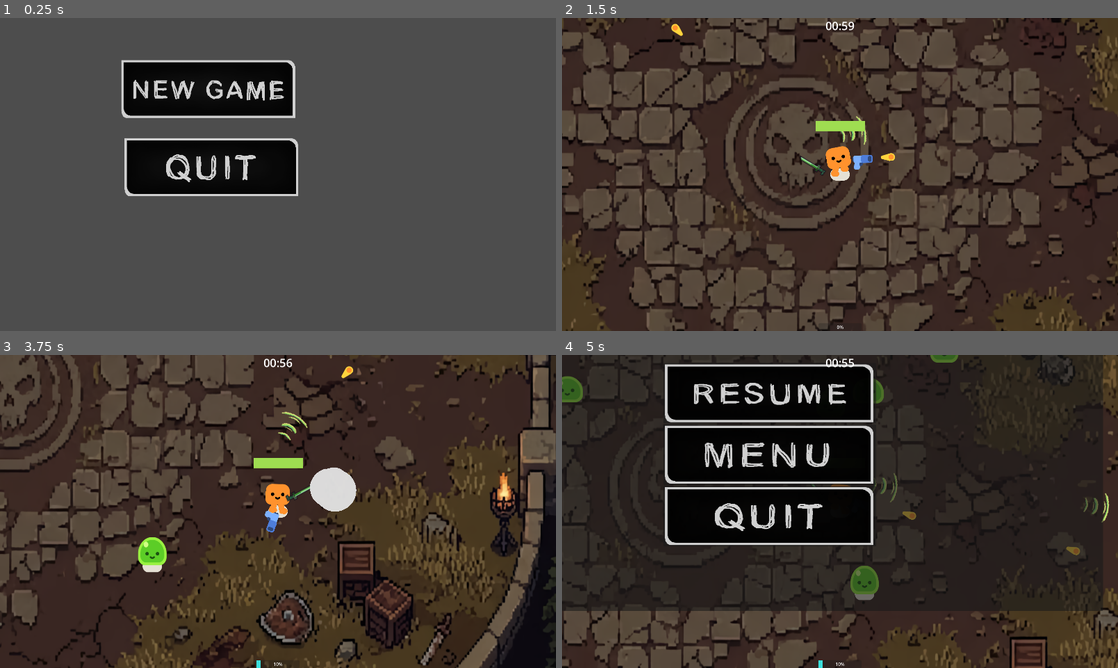
Above: before the commit, frames 1-4 (two rows, left to right).
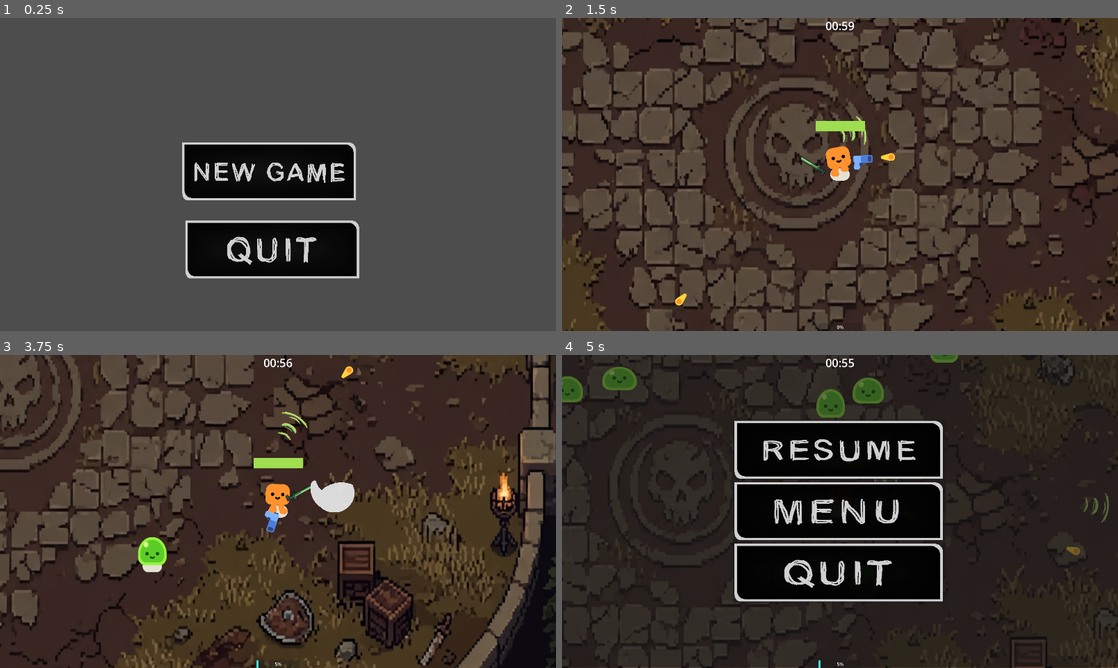
Above: after the commit, the same moments.

Repository: Teo5-cys/Game_Jam_Taka.sqr
Game: Godot game, scene res://main_menu.tscn
The game is run twice, just before and just after one commit, with the same random seed, the same clock (stepped at 60 frames per second) and the same inputs.
Inputs (mouse positions are in pixels of both pictures, inside the frame that each line leads up to; where the layout moved, square brackets give the same spot in the first picture):
- Up to frame 1 (0.25 s): no input
- Up to frame 2 (1.5 s): click (834, 171) [773, 89] at 0.5 s; move the mouse to (962, 158) at 1.27 s; hold D (move_right) from 1.28 s (still down)
- Up to frame 3 (3.75 s): move the mouse to (166, 527) at 2.02 s; release D (move_right) at 2.03 s; hold S (move_down) 2.03-2.78 s; move the mouse to (333, 442) at 2.77 s; hold D (move_right) 2.78-3.53 s; move the mouse to (250, 574) at 3.52 s; hold W (move_up) from 3.53 s (still down)
- Up to frame 4 (5 s): move the mouse to (1006, 558) at 4.27 s; release W (move_up) at 4.28 s; hold A (move_left) from 4.28 s (still down); tap Escape (ui_cancel) at 4.9 s

The runs differ from the first frame. In frame 1, 17% of the frame differs, in the area x 21-65%, y 13-84%; in frame 2, 0.1%; in frame 3, 0.4%; in frame 4, 37%, in the area x 0-100%, y 0-100%.

Commit message:
main + pause menus & early development of boss

Diff:
--- /dev/null
+++ b/boss.gd
@@ -0,0 +1,95 @@
+extends CharacterBody2D
+
+@export var default_sprite: Texture2D
+@export var homing_sprite: Texture2D
+@export var nova_sprite: Texture2D
+
+var max_health: int = 2000
+var current_health: int = 2000
+
+var current_phase: int = 1
+var nova_fired_this_phase: bool = false
+
+var base_speed: float = 100.0
+var is_attacking: bool = false
+
+@onready var player = get_node("/root/BossLevel/Player")
+
+func _ready():
+	current_health = max_health
+	$Sprite2D.texture = default_sprite
+
+	await get_tree().create_timer(2.0).timeout
+	trigger_stinger_combo()
+
+func _physics_process(delta):
+	if is_attacking == false and player != null:
+		var direction = global_position.direction_to(player.global_position)
+		velocity = direction * base_speed
+		move_and_slide()
+
+func trigger_stinger_combo():
+	is_attacking = true
+	$Sprite2D.texture = homing_sprite
+
+	var dash_speed = player.speed * 0.70
+
+	for i in range(3):
+		var target_position = player.global_position
+		var distance = global_position.distance_to(target_position)
+		var dash_time = distance / dash_speed
+
+		var tween = create_tween()
+		tween.tween_property(self, "global_position", target_position, dash_time).set_trans(Tween.TRANS_EXPO).set_ease(Tween.EASE_OUT)
+
+		await tween.finished
+		await get_tree().create_timer(0.3).timeout
+
+	$Sprite2D.texture = default_sprite
+	is_attacking = false
+
+func take_damage(amount: int):
+	current_health -= amount
+	var hp_percent = float(current_health) / float(max_health)
+	check_phase_triggers(hp_percent)
+	if current_health <= 0:
+		die()
+
+func check_phase_triggers(hp_percent: float):
+	if current_phase == 1:
+		if hp_percent <= 0.87 and not nova_fired_this_phase:
+			fire_nova(1)
+			nova_fired_this_phase = true
+		if hp_percent <= 0.75:
+			trigger_stinger_combo()
+			current_phase = 2
+			nova_fired_this_phase = false
+
+	elif current_phase == 2:
+		if hp_percent <= 0.62 and not nova_fired_this_phase:
+			fire_nova(2)
+			nova_fired_this_phase = true
+		if hp_percent <= 0.50:
+			trigger_stinger_combo()
+			current_phase = 3
+			nova_fired_this_phase = false
+
+	elif current_phase == 3:
+		if hp_percent <= 0.37 and not nova_fired_this_phase:
+			fire_nova(3)
+			nova_fired_this_phase = true
+		if hp_percent <= 0.25:
+			trigger_stinger_combo()
+			current_phase = 4
+			nova_fired_this_phase = false
+
+	elif current_phase == 4:
+		if hp_percent <= 0.12 and not nova_fired_this_phase:
+			fire_nova(4)
+			nova_fired_this_phase = true
+
+func fire_nova(wave_count: int):
+	pass
+
+func die():
+	queue_free()
--- /dev/null
+++ b/boss.tscn
@@ -0,0 +1,33 @@
+[gd_scene format=3 uid="uid://blgs24bt5b4qk"]
+
+[ext_resource type="Texture2D" uid="uid://dbo3wodenrohy" path="res://dionysus.png" id="1_0bnu1"]
+[ext_resource type="Script" uid="uid://dybb5n8g1mtqt" path="res://boss.gd" id="1_6xxrv"]
+[ext_resource type="Texture2D" uid="uid://c0piimyba8dts" path="res://dionysus2.png" id="3_lnbgr"]
+[ext_resource type="Texture2D" uid="uid://bq3viq52pj0vj" path="res://dionysus3.png" id="4_o1i15"]
+
+[sub_resource type="RectangleShape2D" id="RectangleShape2D_6xxrv"]
+size = Vector2(510, 710)
+
+[sub_resource type="CapsuleShape2D" id="CapsuleShape2D_skx2t"]
+radius = 247.0
+height = 716.0
+
+[node name="Boss" type="CharacterBody2D" unique_id=1063840542]
+script = ExtResource("1_6xxrv")
+default_sprite = ExtResource("1_0bnu1")
+homing_sprite = ExtResource("3_lnbgr")
+nova_sprite = ExtResource("4_o1i15")
+
+[node name="Sprite2D" type="Sprite2D" parent="." unique_id=94119850]
+texture = ExtResource("1_0bnu1")
+
+[node name="Hurtbox" type="Area2D" parent="." unique_id=1962437738]
+
+[node name="CollisionShape2D" type="CollisionShape2D" parent="Hurtbox" unique_id=1500602593]
+position = Vector2(6, 32)
+shape = SubResource("RectangleShape2D_6xxrv")
+debug_color = Color(0.9999718, 0.45489955, 0.440695, 0.41960785)
+
+[node name="CollisionShape2D" type="CollisionShape2D" parent="." unique_id=1375006837]
+position = Vector2(5, 25)
+shape = SubResource("CapsuleShape2D_skx2t")
--- /dev/null
+++ b/boss_level.tscn
@@ -0,0 +1,34 @@
+[gd_scene format=3 uid="uid://dd4mt5bym13a1"]
+
+[ext_resource type="Texture2D" uid="uid://q5tuijwqsnc2" path="res://background.png" id="1_8bepo"]
+[ext_resource type="PackedScene" uid="uid://dsw8raqgacxsc" path="res://player.tscn" id="2_1nchv"]
+[ext_resource type="PackedScene" uid="uid://blgs24bt5b4qk" path="res://boss.tscn" id="3_qnpvs"]
+[ext_resource type="Texture2D" uid="uid://p0ps7pqea1ig" path="res://Pixelart arrow icon pack 1.0.png" id="4_qnpvs"]
+[ext_resource type="Script" uid="uid://cqnfrol613wj5" path="res://boss_pointer.gd" id="5_sj36s"]
+
+[node name="BossLevel" type="Node2D" unique_id=1398474745]
+
+[node name="Boss" parent="." unique_id=1063840542 instance=ExtResource("3_qnpvs")]
+position = Vector2(-69, -857)
+
+[node name="Background" type="Sprite2D" parent="." unique_id=1278085398]
+z_index = -1
+position = Vector2(-28.427902, -152.99991)
+scale = Vector2(2.0580351, 2.6350627)
+texture = ExtResource("1_8bepo")
+
+[node name="ArenaBorders" type="StaticBody2D" parent="." unique_id=1348249031]
+
+[node name="CollisionPolygon2D" type="CollisionPolygon2D" parent="ArenaBorders" unique_id=1232317759]
+build_mode = 1
+polygon = PackedVector2Array(-1525, -694, -1622, -540, -1701, -389, -1755, -189, -1755, 200, -1726, 571, -1588, 814, -1296, 1027, -999, 1064, -644, 1077, -477, 1098, -464, 1006, -385, 985, -302, 1010, -302, 1052, 229, 1064, 242, 985, 400, 981, 413, 1073, 960, 1093, 1252, 1027, 1407, 918, 1541, 759, 1678, 534, 1687, 354, 1708, 87, 1683, -168, 1549, -506, 1470, -728, 1315, -811, 1064, -953, 693, -1029, 304, -1045, -460, -1041, -820, -1024, -1166, -907)
+
+[node name="Player" parent="." unique_id=1546396198 instance=ExtResource("2_1nchv")]
+
+[node name="Camera2D" type="Camera2D" parent="." unique_id=1631433693]
+
+[node name="UI" type="CanvasLayer" parent="." unique_id=1691923709]
+
+[node name="BossPointer" type="Sprite2D" parent="UI" unique_id=592501201]
+texture = ExtResource("4_qnpvs")
+script = ExtResource("5_sj36s")
--- /dev/null
+++ b/boss_pointer.gd
@@ -0,0 +1,30 @@
+extends Sprite2D
+
+var margin: float = 40.0
+@onready var boss = get_node_or_null("/root/BossLevel/Boss")
+
+func _process(delta):
+	if boss == null:
+		visible = false
+		return
+
+	var screen_size = get_viewport_rect().size
+	var center = screen_size / 2.0
+
+	var boss_screen_pos = boss.get_global_transform_with_canvas().origin
+
+	var is_offscreen = boss_screen_pos.x < 0 or boss_screen_pos.x > screen_size.x or boss_screen_pos.y < 0 or boss_screen_pos.y > screen_size.y
+
+	if is_offscreen:
+		visible = true
+
+		var direction = center.direction_to(boss_screen_pos)
+		rotation = direction.angle()
+
+		var clamped_pos = boss_screen_pos
+		clamped_pos.x = clamp(clamped_pos.x, margin, screen_size.x - margin)
+		clamped_pos.y = clamp(clamped_pos.y, margin, screen_size.y - margin)
+
+		position = clamped_pos
+	else:
+		visible = false
--- /dev/null
+++ b/bullet_nova.gd
@@ -0,0 +1,20 @@
+extends Area2D
+
+var speed: float = 1000
+var damage: int = 4
+
+func _physics_process(delta):
+	position += transform.x * speed * delta
+
+
+func _on_body_entered(body):
+	if body.name == "Player":
+		body.current_health -= damage
+
+	if body.get_node_or_null("%HealthBar"):
+		body.get_node("%HealthBar").value = body.current_health
+
+	if body.current_health <= 0:
+		body.health_depleted.emit()
+
+	queue_free()
--- /dev/null
+++ b/bullet_nova.tscn
@@ -0,0 +1,20 @@
+[gd_scene format=3 uid="uid://crxl5i7m4bdtj"]
+
+[ext_resource type="Texture2D" uid="uid://yxj3vdcx25v7" path="res://6.png" id="1_kf4ms"]
+[ext_resource type="Script" uid="uid://bk1msk0yjry6t" path="res://bullet_nova.gd" id="1_t1ify"]
+
+[sub_resource type="CircleShape2D" id="CircleShape2D_t1ify"]
+radius = 618.5709
+
+[node name="BulletNova" type="Area2D" unique_id=1912459210]
+script = ExtResource("1_t1ify")
+
+[node name="Sprite2D" type="Sprite2D" parent="." unique_id=1687643850]
+scale = Vector2(0.35045457, 0.35045457)
+texture = ExtResource("1_kf4ms")
+
+[node name="CollisionShape2D" type="CollisionShape2D" parent="." unique_id=772843740]
+scale = Vector2(0.35045457, 0.35045457)
+shape = SubResource("CircleShape2D_t1ify")
+
+[connection signal="body_entered" from="." to="." method="_on_body_entered"]
--- a/gun.gd
+++ b/gun.gd
@@ -1,7 +1,7 @@
 extends Area2D
 
 
-@onready var player = get_node("/root/Game/Player")
+@onready var player = get_parent()
 
 func _process(_delta):
 	look_at(get_global_mouse_position())
--- a/kusanagi.gd
+++ b/kusanagi.gd
@@ -1,6 +1,6 @@
 extends Area2D
 
-@onready var player = get_node("/root/Player")
+@onready var player = get_parent()
 
 func _process(_delta):
 	look_at(get_global_mouse_position())
--- a/main_menu.tscn
+++ b/main_menu.tscn
@@ -15,10 +15,8 @@
 anchor_top = 0.5
 anchor_right = 0.5
 anchor_bottom = 0.5
-offset_left = -210.0
-offset_top = -284.0
-offset_right = 1706.0
-offset_bottom = 800.0
+offset_right = 1916.0
+offset_bottom = 1084.0
 grow_horizontal = 2
 grow_vertical = 2
 script = ExtResource("1_06t4h")
--- a/pause.tscn
+++ b/pause.tscn
@@ -37,10 +37,9 @@
 anchors_preset = 5
 anchor_left = 0.5
 anchor_right = 0.5
-offset_left = -1322.5
-offset_top = -195.0
-offset_right = 595.5
-offset_bottom = 883.0
+offset_left = -1122.5
+offset_right = 795.5
+offset_bottom = 1078.0
 grow_horizontal = 2
 
 [node name="VBoxContainer" type="VBoxContainer" parent="PauseMenu/PanelContainer" unique_id=1086392503]
--- a/player.gd
+++ b/player.gd
@@ -17,10 +17,15 @@
 
 func _ready():
 	current_health = max_health
-	%HealthBar.max_value = max_health
-	%HealthBar.value = current_health
-	%XPBar.max_value = xp_required
-	%XPBar.value = current_xp
+
+	# SAFETY CHECK: Only update UI if it actually exists in the current scene
+	if get_node_or_null("%HealthBar"):
+		%HealthBar.max_value = max_health
+		%HealthBar.value = current_health
+
+	if get_node_or_null("%XPBar"):
+		%XPBar.max_value = xp_required
+		%XPBar.value = current_xp
 
 func _physics_process(delta):
 	var direction = Input.get_vector("move_left", "move_right", "move_up", "move_down")
@@ -40,7 +45,11 @@
 
 	if overlapping_mobs.size() > 0 and damage_cooldown <= 0.0:
 		current_health -= 1 * overlapping_mobs.size()
-		%HealthBar.value = current_health
+
+		# SAFETY CHECK for the health bar
+		if get_node_or_null("%HealthBar"):
+			%HealthBar.value = current_health
+
 		damage_cooldown = 0.5
 
 		if current_health <= 0:
@@ -49,7 +58,11 @@
 
 func gain_xp(amount: int):
 	current_xp += amount
-	%XPBar.value = current_xp
+
+	# SAFETY CHECK for the XP bar
+	if get_node_or_null("%XPBar"):
+		%XPBar.value = current_xp
+
 	print("XP: ", current_xp, "/", xp_required)
 
 	if current_xp >= xp_required:
Binary file added: 6.png
Not shown, added: 6.png.import
Binary file added: Pixelart arrow icon pack 1.0.png
Not shown, added: Pixelart arrow icon pack 1.0.png.import
Not shown, added: boss.gd.uid
Not shown, added: boss_pointer.gd.uid
Not shown, added: bullet_nova.gd.uid
Binary file added: dionysus.png
Not shown, added: dionysus.png.import
Binary file added: dionysus2.png
Not shown, added: dionysus2.png.import
Binary file added: dionysus3.png
(and 5 more such lines)
